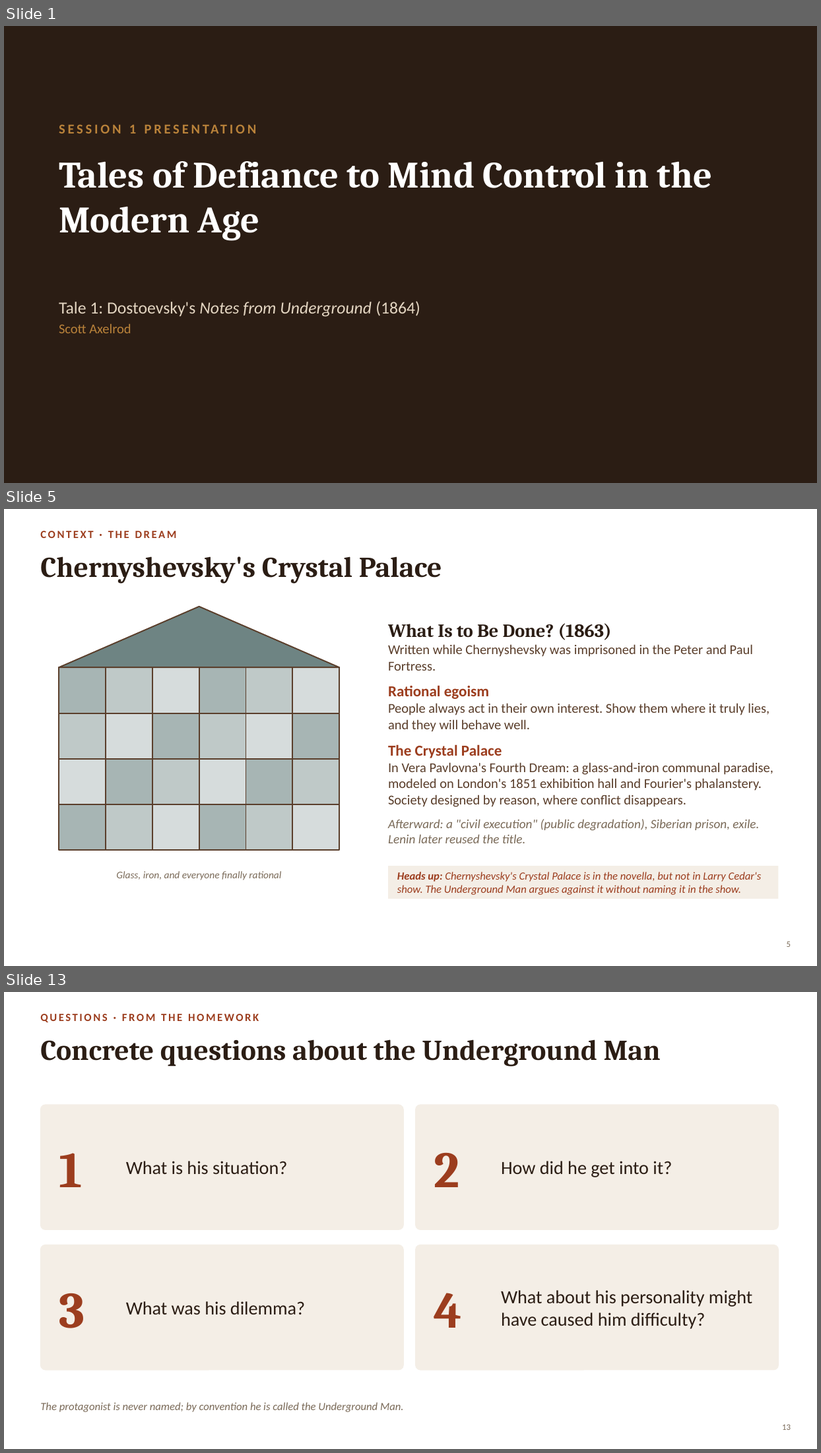
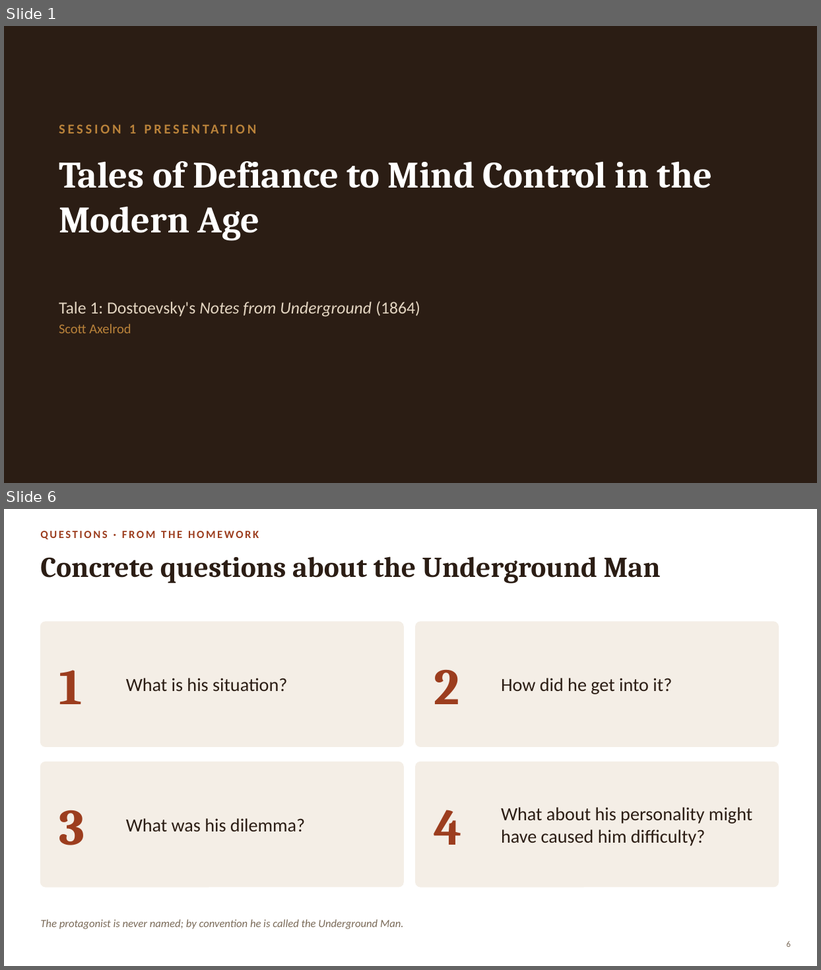
Before and after one commit to seaxelrod/BOLLI-f26-tales-of-defiance, a slide deck: mind_control_1/DMC_Week1_NotesFromUnderground.pptx. Shown one above the other, each under a label of ours: slides 1, 5 and 13 before the commit, slides 1 and 6 after it; the slides between them are not shown. The pictures are 821x1453 and 821x970 pixels, drawn with LibreOffice and Linux fonts; fonts in the diff are those of the drawing. Boxes give left, top, right and bottom in pixels: in the first picture for what was removed or moved away, otherwise in the second. Text is boxed around its words. In the diff, an @@ line names an element or a change of style, - is before the commit and + after.

```diff
--- a/mind_control_1/DMC_Week1_NotesFromUnderground.pptx
+++ b/mind_control_1/DMC_Week1_NotesFromUnderground.pptx
@@ slide 5 removed at <box>4,509,817,966</box>, background #FFFFFF @@
@@ text removed at <box>40,531,177,538</box> @@
-CONTEXT · THE DREAM
@@ title removed at <box>40,557,442,584</box> @@
-Chernyshevsky's Crystal Palace
@@ triangle removed at <box>59,607,339,667</box> @@
@@ text removed at <box>388,623,774,844</box> @@
-What Is to Be Done? (1863)
-Written while Chernyshevsky was imprisoned in the Peter and Paul Fortress.
-Rational egoism
-People always act in their own interest. Show them where it truly lies, and they will behave well.
-The Crystal Palace
-In Vera Pavlovna's Fourth Dream: a glass-and-iron communal paradise, modeled on London's 1851 exhibition hall and Fourier's phalanstery. Society designed by reason, where conflict disappears.
-Afterward: a "civil execution" (public degradation), Siberian prison, exile. Lenin later reused the title.
@@ rectangle removed at <box>59,667,106,714</box> @@
@@ rectangle removed at <box>106,667,153,714</box> @@
@@ rectangle removed at <box>152,667,199,714</box> @@
@@ rectangle removed at <box>199,667,246,714</box> @@
@@ rectangle removed at <box>246,667,293,714</box> @@
@@ rectangle removed at <box>292,667,339,714</box> @@
@@ rectangle removed at <box>59,714,106,759</box> @@
@@ rectangle removed at <box>106,714,153,759</box> @@
@@ rectangle removed at <box>152,714,199,759</box> @@
@@ rectangle removed at <box>199,714,246,759</box> @@
@@ rectangle removed at <box>246,714,293,759</box> @@
@@ rectangle removed at <box>292,714,339,759</box> @@
@@ rectangle removed at <box>59,759,106,805</box> @@
@@ rectangle removed at <box>106,759,153,805</box> @@
@@ rectangle removed at <box>152,759,199,805</box> @@
@@ rectangle removed at <box>199,759,246,805</box> @@
@@ rectangle removed at <box>246,759,293,805</box> @@
@@ rectangle removed at <box>292,759,339,805</box> @@
@@ rectangle removed at <box>59,805,106,851</box> @@
@@ rectangle removed at <box>106,805,153,851</box> @@
@@ rectangle removed at <box>152,805,199,851</box> @@
@@ rectangle removed at <box>199,805,246,851</box> @@
@@ rectangle removed at <box>246,805,293,851</box> @@
@@ rectangle removed at <box>292,805,339,851</box> @@
@@ text removed at <box>116,871,281,881</box> @@
-Glass, iron, and everyone finally rational
@@ rectangle removed at <box>388,867,779,900</box> @@
-Heads up: Chernyshevsky's Crystal Palace is in the novella, but not in Larry Cedar's show. The Underground Man argues against it without naming it in the show.
@@ page number removed at <box>787,942,791,947</box> @@
-5
@@ what was slide 13 is now slide 6 @@
@@ page number at <box>787,941,791,947</box>: text changed @@
-13
+6
```
Also in this commit, not shown: 9 slides changed, 1 slide added, 2 other slides removed, 13 other files.
